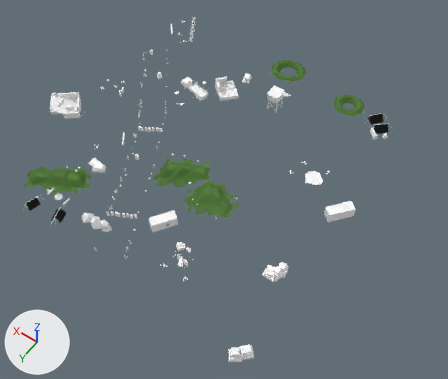
The glTF model assets/models/outdoor/outdoor_03.glb, before and after one commit.
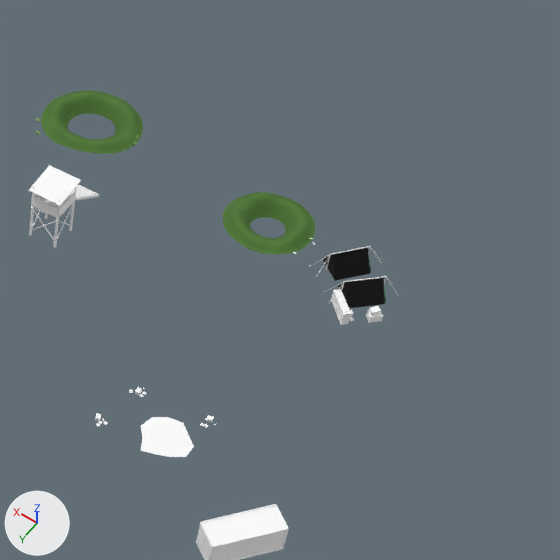
Each version appears first whole from a 50 mm camera at (-61.7, 86.3, 116.8) aimed at (-6.5, 9.0, -4.7), and next in a close-up on the part from 57% to 100% of the width and 8% to 58% of the height. Every picture has the same lights, and +X, +Y and +Z are marked at lower left. The older version's two pictures come first. Vertices at exactly the same position are counted once.

Objects in the first close-up: 'gas_station_town'.
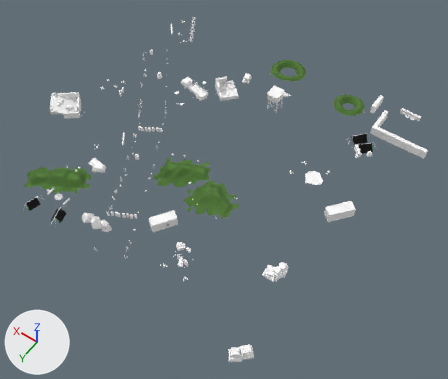
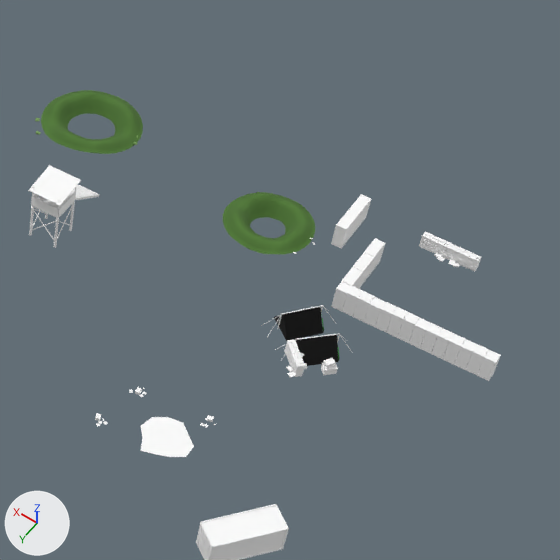
Location of each change, (x1, y1, x2, y2) in pixels of the close-ups (560 x 560 px):
```json
{"object": "gas_station_town", "change": "reshaped", "before": [28, 90, 398, 560], "after": [28, 90, 501, 560]}
{"part": 1, "of": "me_gas_station_town", "change": "added", "after": [321, 363, 337, 375]}
{"part": 2, "of": "me_gas_station_town", "change": "deleted", "before": [338, 278, 386, 308]}
{"part": 3, "of": "me_gas_station_town", "change": "deleted", "before": [322, 248, 371, 281]}
{"part": 4, "of": "me_gas_station_town", "change": "built on", "after": [274, 232, 481, 378]}
{"part": 5, "of": "me_gas_station_town", "change": "surface changed", "before": [311, 246, 398, 325], "after": [331, 194, 501, 381]}
```

Scene script edits in JSON lines:
```json
{"block": "me_gas_station_town", "where": "# used by ob_gas_station_town; location = (0.0, 0.0, 0.0)"}
{"op": "remove", "block": "me_gas_station_town", "code": "me_gas_station_town.from_pydata(...)  # 13593 vertices, 20532 faces; spans x -38.2..43.5, y -38.1..46.4, z -4.0..6.8"}
{"op": "add", "block": "me_gas_station_town", "code": "me_gas_station_town.from_pydata(...)  # 14745 vertices, 21972 faces; spans x -43.1..43.5, y -38.1..46.4, z -4.0..6.8"}
{"block": "me_gas_station_town", "change": "me_gas_station_town part 1: the loose piece of 8 vertices spanning x -30.5..-30.0, y -24.4..-23.9, z 0.5..0.8 is copied, and the copy is scaled about its middle by (3.19, 3.18, 2.96), then moved by (-1.8, 7.4, 0.9); it spans x -32.7..-31.3, y -17.4..-16.1, z 1.2..1.9"}
{"block": "me_gas_station_town", "change": "me_gas_station_town part 2: the loose piece of 10 vertices spanning x -32.0..-27.5, y -30.0..-25.6, z -0.4..1.5 is deleted"}
{"block": "me_gas_station_town", "change": "me_gas_station_town part 3: the loose piece of 10 vertices spanning x -29.3..-24.9, y -32.5..-28.0, z -0.4..1.5 is deleted"}
{"block": "me_gas_station_town", "change": "me_gas_station_town part 4: 832 vertices moved from x -32.7..-24.5, y -33.2..-23.7, z -0.6..1.6 to x -43.1..-24.6, y -37.2..-25.2, z -0.8..1.7; 1136 vertices added at x -36.7..-24.9, y -37.9..-14.2, z -0.4..2.4"}
{"block": "me_gas_station_town", "change": "me_gas_station_town part 5: 1040 kept faces spanning x -43.1..-24.6, y -37.2..-25.2, z -0.8..1.7 get new texture (UV) coordinates"}
{"block": "me_gas_station_town", "change": "other edits to the shape of me_gas_station_town do not show in these pictures"}
```
